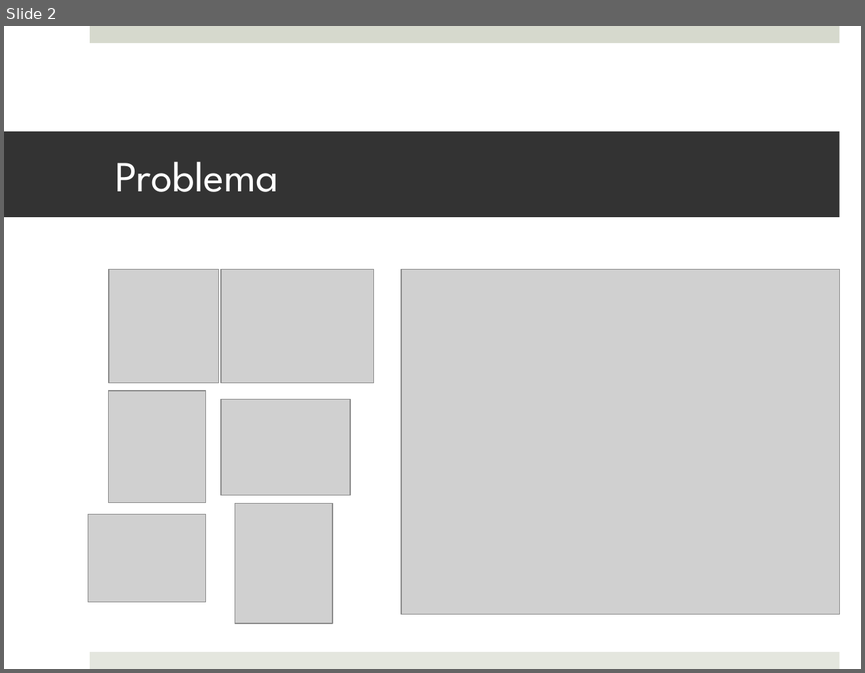
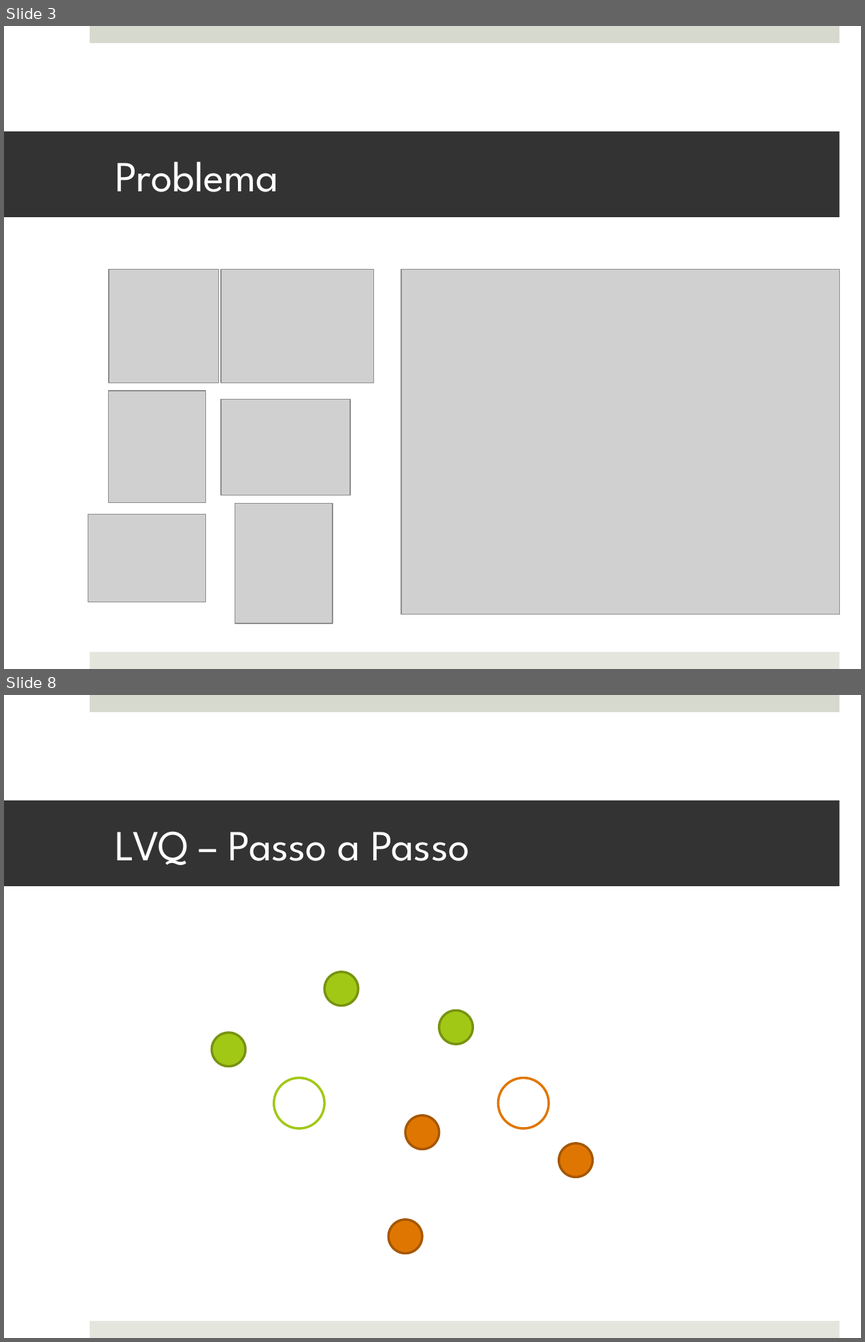
Before and after one commit to MarioBajr/Redes-Neurais, a slide deck: projeto PI.pptx. Shown one above the other, each under a label of ours: slide 2 before the commit, slides 3 and 8 after it; the slides between them are not shown. The pictures are 865x673 and 865x1342 pixels, drawn with LibreOffice and Linux fonts; fonts in the diff are those of the drawing; grey boxes stand for pictures. Boxes give left, top, right and bottom in pixels: in the first picture for what was removed or moved away, otherwise in the second. Text is boxed around its words. In the diff, an @@ line names an element or a change of style, - is before the commit and + after.

```diff
--- a/projeto PI.pptx
+++ b/projeto PI.pptx
@@ slide 8 added at [4,695,861,1338], background #FFFFFF; not listed: 2 template elements that a slide beside it also shows @@
@@ title added at [4,800,839,886], fill #333333, 36 pt, text #FFFFFF @@
+LVQ – Passo a Passo
@@ ellipse added at [324,972,358,1005], fill #A2C816, outline #789410 2 pt @@
@@ ellipse added at [439,1011,473,1044], fill #A2C816, outline #789410 2 pt @@
@@ ellipse added at [211,1032,245,1066], fill #A2C816, outline #789410 2 pt @@
@@ ellipse added at [274,1078,324,1129], fill #FFFFFF, outline #A2C816 2 pt @@
@@ ellipse added at [498,1078,549,1129], fill #FFFFFF, outline #E07602 2 pt @@
@@ ellipse added at [405,1115,439,1149], fill #E07602, outline #A65701 2 pt @@
@@ ellipse added at [558,1143,592,1176], fill #E07602, outline #A65701 2 pt @@
@@ ellipse added at [389,1219,422,1253], fill #E07602, outline #A65701 2 pt @@
@@ what was slide 2 is now slide 3 @@
```
Also in this commit, not shown: 7 slides changed, 19 other slides added, 4 slides removed.
